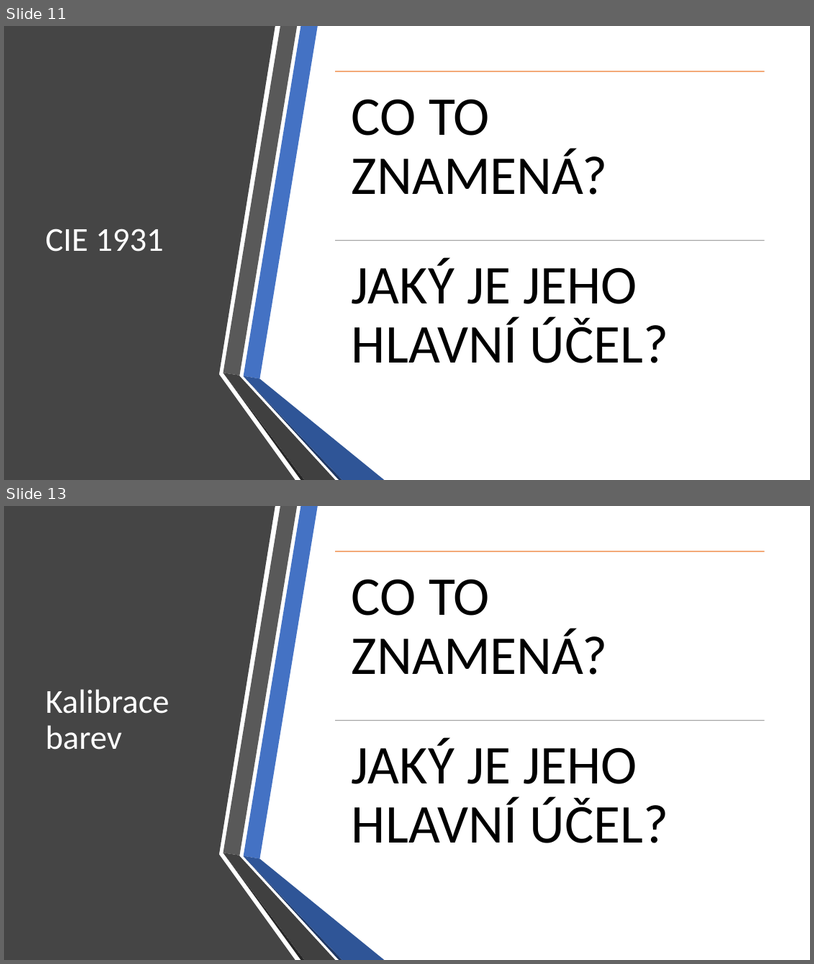
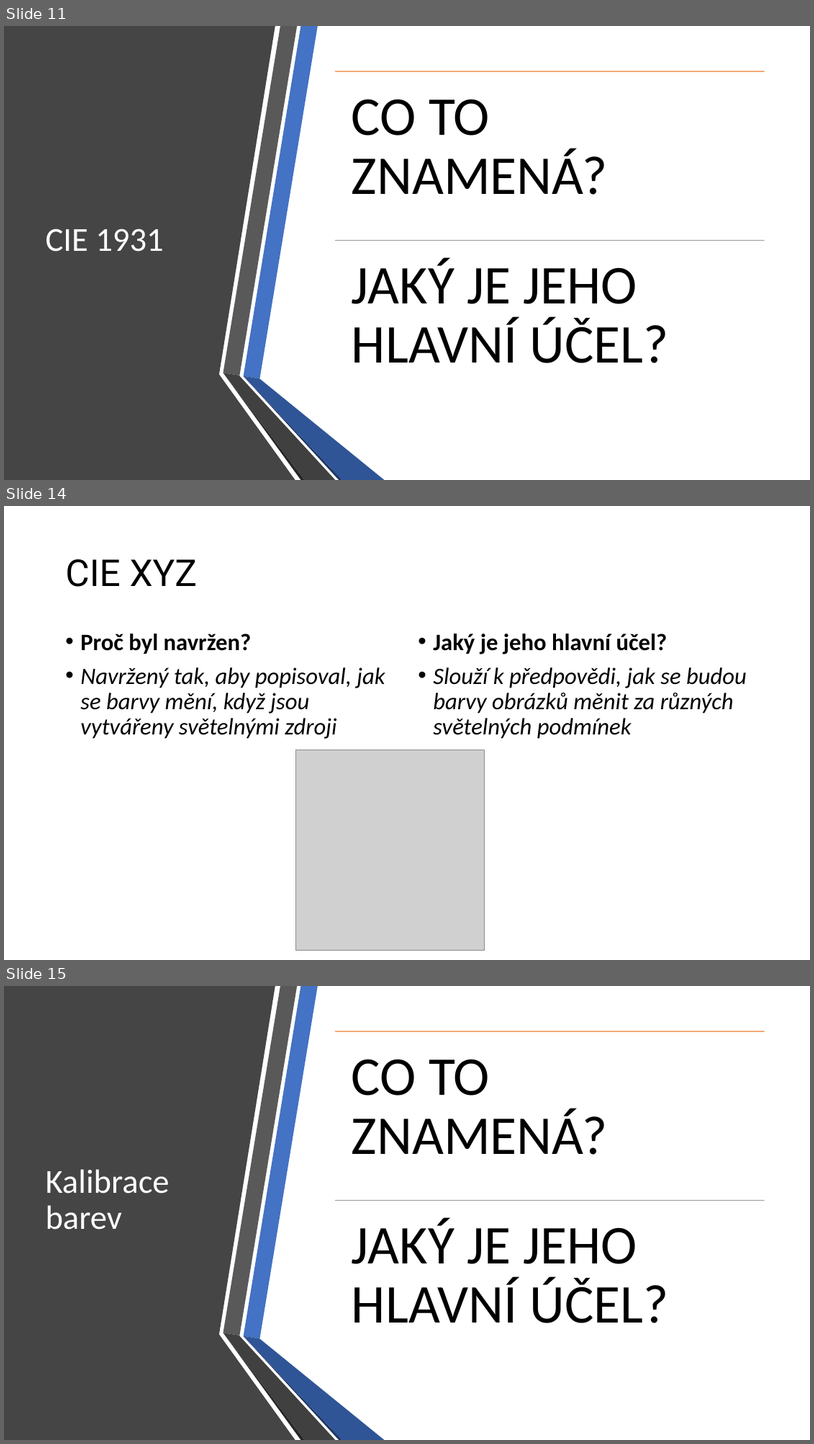
Before and after one commit to ibabayev7/barva, a slide deck: Presentation for IT.pptx. Shown one above the other, each under a label of ours: slides 11 and 13 before the commit, slides 11, 14 and 15 after it; the slides between them are not shown. The pictures are 814x964 and 814x1444 pixels, drawn with LibreOffice and Linux fonts; fonts in the diff are those of the drawing; grey boxes stand for pictures. Boxes give left, top, right and bottom in pixels: in the first picture for what was removed or moved away, otherwise in the second. Text is boxed around its words. In the diff, an @@ line names an element or a change of style, - is before the commit and + after.

```diff
--- a/Presentation for IT.pptx
+++ b/Presentation for IT.pptx
@@ slide 14 added at <box>4,506,810,960</box>, background #FFFFFF @@
@@ title added at <box>65,559,265,587</box>, 44 pt, text #000000 @@
+CIE XYZXYZ
@@ text added at <box>80,633,385,739</box>, 28 pt, text #000000, italic @@
+• Proč byl navržen?
+• Navržený tak, aby popisoval, jak se barvy mění, když jsou vytvářeny světelnými zdroji
@@ text added at <box>433,633,747,739</box>, 28 pt, text #000000, italic @@
+• Jaký je jeho hlavní účel?
+• Slouží k předpovědi, jak se budou barvy obrázků měnit za různých světelných podmínek
@@ picture added at <box>296,750,484,950</box> @@
@@ what was slide 13 is now slide 15 @@
```
Also in this commit, not shown: 2 slides changed, 1 other slide added.
